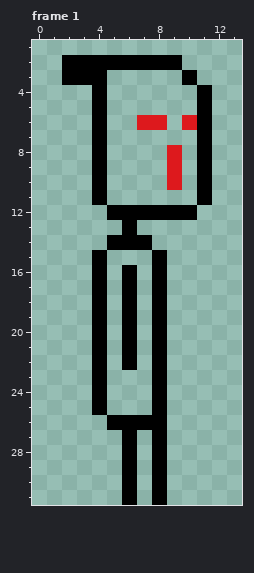
Pixel-art file: asset/image/son_jump.ase. Above: the version before the commit.
32x32 pixels, 1 frame. Shown: frame 1: x 0..13, y 1..31. The commit also changed other frames, which this record leaves out.
The same view after the edit:
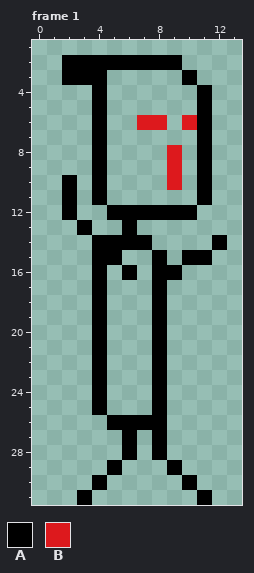
Palette (. is transparent): A #000000  B #dd191d
The exact change:
Frame 1:
The author put colour A in rows 10 to 12 at x 2; in row 13 at x 3; in row 14 at x 4 and 12; in row 15 at x 5 and 10 to 11; in row 16 at x 9; in row 29 at x 5 and 9.
The author put colour A in row 30 at x 4 and 10; in row 31 at x 3 and 11.
Colour A is removed in rows 17 to 22 at x 6; in rows 29 to 31 at x 6 and 8.
Boxes around the changes in both pictures, in picture pixels (x1, y1, x2, y2):
changed: (62, 175, 227, 370)
changed: (77, 460, 212, 505)
